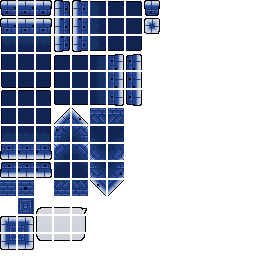
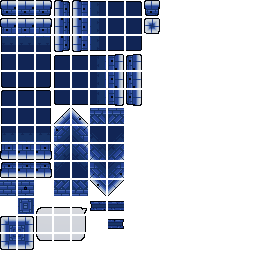
Layered file, before and after one edit (256 × 256). Changes by layer:
painted on "그룹 2 - 고급 개체 그룹" over [90, 201, 124, 229]
